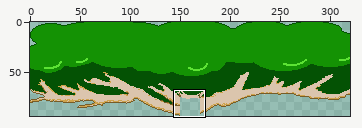
Edited in one commit: sprite sheet (projects/core/assets/tree_top.png). Above, an overview of the earlier version with the close-up marked.
Close-up. Old version:
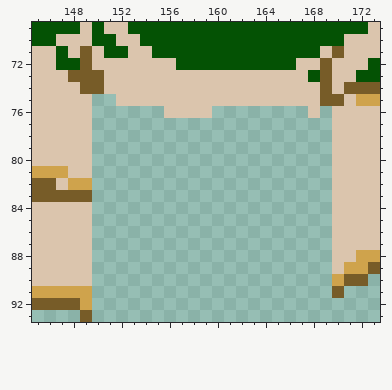
The file is 320x94 pixels. Colours within 5 levels of each other are drawn and written as one. Shown: x 145..173, y 69..93.
After:
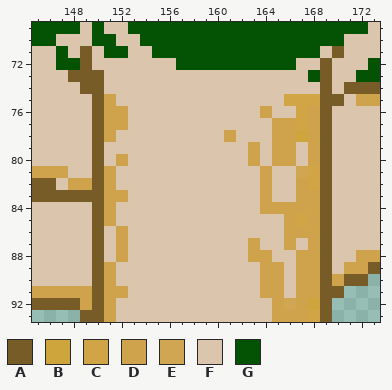
Palette (. is transparent): A #775c28  B #cea53d  C #d1a546  D #cfa34c  E #d1a652  F #dbc5ad  G #045204
From the commit log: Add tree-falling effect with basic torque physics
What changed:
The edit adds colour A in row 75 at x 150; in rows 76 to 93 at x 150 and 169.
The edit adds colour B in row 78 at x 167; in row 92 at x 168.
The edit adds colour C in rows 76 to 77 at x 167; in rows 81 to 82 at x 168; in row 85 at x 167; in row 93 at x 168.
Colour F gives way to colour C in row 75 at x 166 to 168.
The edit adds colour D in row 75 at x 151; in row 76 at x 151 to 152 and 164; in row 77 at x 151 to 152, 165 to 166 and 168; in row 78 at x 151, 161, 165 to 166 and 168; in row 79 at x 163, 165 to 166 and 168; in row 80 at x 152, 163, 165 to 166 and 168.
The edit adds colour D in row 81 at x 151 and 164; in row 82 at x 151, 164 and 167; in row 83 at x 151 to 152, 164 and 167 to 168; in row 84 at x 151 and 164 to 168; in row 85 at x 151, 166 and 168; in row 86 at x 152 and 166 to 168.
The edit adds colour D in row 87 at x 152, 163, 166 and 168; in row 88 at x 152, 163 to 164 and 167 to 168; in rows 89 to 90 at x 151, 164 to 165 and 167 to 168; in row 91 at x 151 to 152, 164 to 165 and 167 to 168; in row 92 at x 151, 165 and 167; in row 93 at x 151 and 165 to 167.
Colour F gives way to colour D in row 76 at x 168.
The edit adds colour E in row 81 at x 167; in row 92 at x 166.
The edit adds colour F in row 76 at x 153 to 155, 160 to 163 and 165 to 166; in row 77 at x 153 to 164; in row 78 at x 152 to 160 and 162 to 164; in row 79 at x 151 to 162, 164 and 167; in row 80 at x 151, 153 to 162, 164 and 167; in rows 81 to 82 at x 152 to 163 and 165 to 166.
The edit adds colour F in row 83 at x 153 to 163 and 165 to 166; in row 84 at x 152 to 163; in row 85 at x 152 to 165; in row 86 at x 151 and 153 to 165; in row 87 at x 151, 153 to 162, 164 to 165 and 167; in row 88 at x 151, 153 to 162 and 165 to 166.
The edit adds colour F in rows 89 to 90 at x 152 to 163 and 166; in row 91 at x 153 to 163 and 166; in rows 92 to 93 at x 152 to 164.
